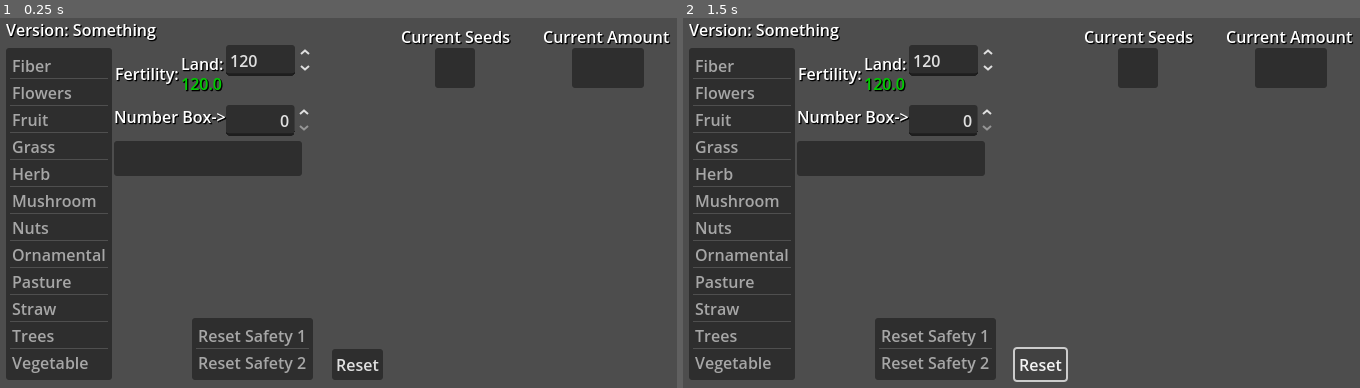
Above: before the commit, frames 1-2 (left to right).
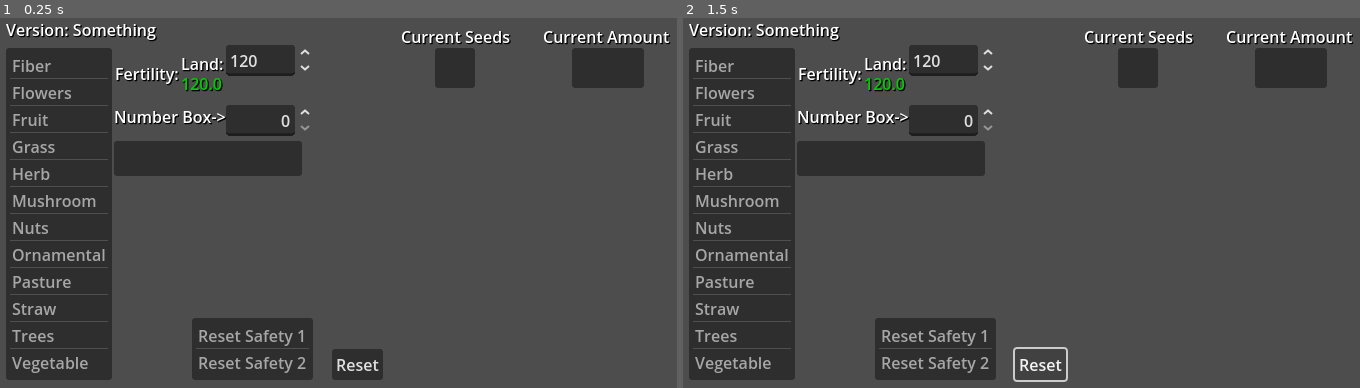
Above: after the commit, the same moments.

Repository: Lightiron2/SeedCosts-for-Elin
Game: Godot game, scene res://calc.tscn
The game is run twice, just before and just after one commit, with the same random seed, the same clock (stepped at 60 frames per second) and the same inputs.
Inputs:
- Up to frame 1 (0.25 s): no input
- Up to frame 2 (1.5 s): click "Reset" at 0.5 s

The runs differ from the first frame. In frame 1, less than 0.1% of the frame differs, in the area x 41-46%, y 24-32%; in frame 2, less than 0.1%.

Commit message:
fixed resetting.

Diff:
--- a/calc.gd
+++ b/calc.gd
@@ -2,6 +2,7 @@
 
 var version: String = "Version: Something"
 @export var versionLabel: Label
+
 
 const Fiber: Dictionary = {"Cotton" = 0.0}
 const Flowers: Dictionary = {"Normal" = 1.0,"Blue" = 1.0,"White" = 1.0,"Yellow" = 1.0}
@@ -20,29 +21,23 @@
 "Corn" = 4.0,"Imo" = 3.0,"Radish" = 4.0,"SeaweedDeep" = 4.0,"Tomato" = 3.0,}
 
 
-const seedCostArray: Array[Dictionary] = [Fiber,Flowers,Fruit,Grass,Herb,Mushroom,Nuts,Ornamental,
-	Pasture,Straw,Trees,Vegetable,]
-const seedTypeNameArray: Array[String] = ["Fiber","Flowers","Fruit","Grass","Herb","Mushroom","Nuts","Ornamental",
-	"Pasture","Straw","Trees","Vegetable",]
-
 var FiberChosen: Dictionary = {"Cotton" = 0.0}
 var FlowersChosen: Dictionary = {"Normal" = 0.0,"Blue" = 0.0,"White" = 0.0,"Yellow" = 0.0}
 var FruitChosen: Dictionary = {"Apple" = 0.0,"Banana" = 0.0,"Berry" = 0.0,"Cactus" = 0.0,"Grape" = 0.0,
 "Orange" = 0.0,"Palulu" = 0.0,"Pear" = 0.0,"Rainbow" = 0.0}
-var GrassChosen: Dictionary = {"Weed" = 0.0,"Cattail" = 1.0}
+var GrassChosen: Dictionary = {"Weed" = 0.0,"Cattail" = 0.0}
 var HerbChosen: Dictionary = {"Blue" = 0.0, "Green" = 0.0,"Purple" = 0.0,"Red" = 0.0,"Tobacc" = 0.0}
 var MushroomChosen: Dictionary = {"Mushroom" = 0.0}
 var NutsChosen: Dictionary = {"Api" = 0.0,"Coffee" = 0.0,"Crim" = 0.0}
+var OrnamentalChosen: Dictionary = {"Rafflesia" = 0.0,"Fern" = 0.0}
 var PastureChosen: Dictionary = {"Pasture" = 0.0,"Silver" = 0.0}
 var StrawChosen: Dictionary = {"Rice" = 0.0,"Wheat" = 0.0}
 var TreesChosen: Dictionary = {"Birch" = 0.0,"Cedar" = 0.0,"Cherry" = 0.0,"Christmas" = 0.0,"Coral" = 0.0,
 "Feywood" = 0.0,"Fir" = 0.0,"Mushroom Tree" = 0.0,"Mahogany" = 0.0,"Oak" = 0.0,"Pine" = 0.0,"Rosewood" = 0.0,}
 var VegetableChosen: Dictionary = {"Bamboo" = 0.0,"Cabbage" = 0.0,"Cabocchi" = 0.0,"Carrot" = 0.0,
 "Corn" = 0.0,"Imo" = 0.0,"Radish" = 0.0,"SeaweedDeep" = 0.0,"Tomato" = 0.0,}
-var OrnamentalChosen: Dictionary = {"Rafflesia" = 0.0,"Fern" = 0.0}
-
-var mutableDicsArray: Array[Dictionary] = [FiberChosen,FlowersChosen,FruitChosen,GrassChosen,HerbChosen,
-	MushroomChosen,NutsChosen,OrnamentalChosen,PastureChosen,StrawChosen,TreesChosen,VegetableChosen,]
+
+
 
 var maxFertility: float = 120.0:
 	set(newCost):
@@ -53,19 +48,19 @@
 		fertilityCost = newCost
 		updateFertilityLabels()
 
+var cFiber: float = 0.0
 var cFlowers: float = 0.0
 var cFruits: float = 0.0
 var cGrass: float = 0.0
 var cHerbs: float = 0.0
 var cMushrooms: float = 0.0
 var cNuts: float = 0.0
+var cOrnamentals: float = 0.0
 var cPastures: float = 0.0
 var cStraws: float = 0.0
 var cTrees: float = 0.0
 var cVegetables: float = 0.0
-var cOrnamentals: float = 0.0
-var curCostArray: Array[float] = [cFlowers,cFruits,cGrass,cHerbs,cMushrooms,cNuts,
-	cOrnamentals,cPastures,cStraws,cTrees,cVegetables]
+
 
 @export var fertilityDifferenceLabel: Label
 @export var SeedNameCountList: ItemList
@@ -84,17 +79,28 @@
 
 var nameTarget: String = "No Target"
 
-var curCostReset: Array = []
-var mutableReset: Array = []
+
+var checkDicNArraySize: bool = true
+const seedCostArray: Array[Dictionary] = [Fiber,Flowers,Fruit,Grass,Herb,Mushroom,Nuts,Ornamental,
+	Pasture,Straw,Trees,Vegetable,]
+const seedTypeNameArray: Array[String] = ["Fiber","Flowers","Fruit","Grass","Herb","Mushroom","Nuts","Ornamental",
+	"Pasture","Straw","Trees","Vegetable",]
+var mutableDicsArray: Array[Dictionary] = [FiberChosen,FlowersChosen,FruitChosen,GrassChosen,HerbChosen,
+	MushroomChosen,NutsChosen,OrnamentalChosen,PastureChosen,StrawChosen,TreesChosen,VegetableChosen,]
+var curCostArray: Array[float] = [cFiber,cFlowers,cFruits,cGrass,cHerbs,cMushrooms,cNuts,
+	cOrnamentals,cPastures,cStraws,cTrees,cVegetables]
 
 func _ready() -> void:
+	if checkDicNArraySize:
+		print(seedCostArray.size(),": seedCostArray Size")
+		print(seedTypeNameArray.size(),": seedTypeNameArray Size")
+		print(mutableDicsArray.size(),": mutableDicsArray Size")
+		print(curCostArray.size(),": curCostArray Size")
 	typeList.clear()
 	for i in seedTypeNameArray:
 		typeList.add_item(i,null,true)
 	versionLabel.text = version
 	SeedNumCountList.clear()
-	curCostReset = curCostArray
-	mutableReset = mutableDicsArray
 	updateFertilityLabels()
 
 func calcFertCost(id: int,Name:String,ammount:float):
@@ -142,8 +148,10 @@
 	var typeDic: Dictionary = seedCostArray[index]
 	for key in typeDic:
 		seedList.add_item(key,null,true)
-
+var resetting:bool = false
 func _on_spin_box_value_changed(value: float) -> void:
+	if resetting:
+		return
 	if preventTriggerOnSeedOrTypeChange:
 		preventTriggerOnSeedOrTypeChange = false
 		return
@@ -159,14 +167,27 @@
 
 func _on_reset_button_up() -> void:
 	if resetSafetyOne && resetSafetyTwo == true:
-		curCostArray = curCostReset
-		mutableDicsArray = mutableReset
+		resetting = true
 		SeedNameCountList.clear()
 		SeedNumCountList.clear()
 		seedCountTypeArray.clear()
 		SeedNumCountList.deselect_all()
 		seedList.deselect_all()
+		for dic in mutableDicsArray:
+			for key in dic:
+				dic[key] = 0.0
+				if dic[key] > 0:
+					print(dic[key])
+		var i = curCostArray.size()
+		while i > 0:
+			print(curCostArray[i-1])
+			curCostArray[i-1] = 0.0
+			print(curCostArray[i-1])
+			i -= 1
 		fertilityCost = 0
+		inputBox.value = 0
+		resetting = false
+		print(curCostArray)
 
 func addToCountList(seedName:String,seedCount: float, arrayId: int):
 	var countListNum: int = SeedNameCountList.item_count - 1
@@ -198,3 +219,23 @@
 
 func _on_max_fertility_value_changed(value: float) -> void:
 	maxFertility = value
+
+var customSpinBox: SpinBox
+func createNumInput(listNode: ItemList,mousePos: Vector2):
+	if customSpinBox:
+		customSpinBox.queue_free()
+	customSpinBox = SpinBox.new()
+	if !listNode:
+		self.add_child(customSpinBox)
+		customSpinBox.global_position = mousePos
+		customSpinBox.update_on_text_changed = true
+		customSpinBox.rounded = true
+		customSpinBox.editable = true
+		customSpinBox.alignment = HORIZONTAL_ALIGNMENT_RIGHT
+		customSpinBox.min_value = 0.0
+		customSpinBox.max_value = 10000.0
+		customSpinBox.step = 1.0
+		customSpinBox.value = 0.0
+		customSpinBox.connect("value_changed", Callable(self, "thisone"))
+func thisone(value: float, listNode: ItemList):
+	print(value, "  ",listNode)
--- a/calc.tscn
+++ b/calc.tscn
@@ -61,7 +61,7 @@
 layout_mode = 0
 offset_left = -96.0
 offset_top = -109.0
-offset_right = -9.437
+offset_right = -9.0
 offset_bottom = -78.0
 max_value = 10000.0
 rounded = true
